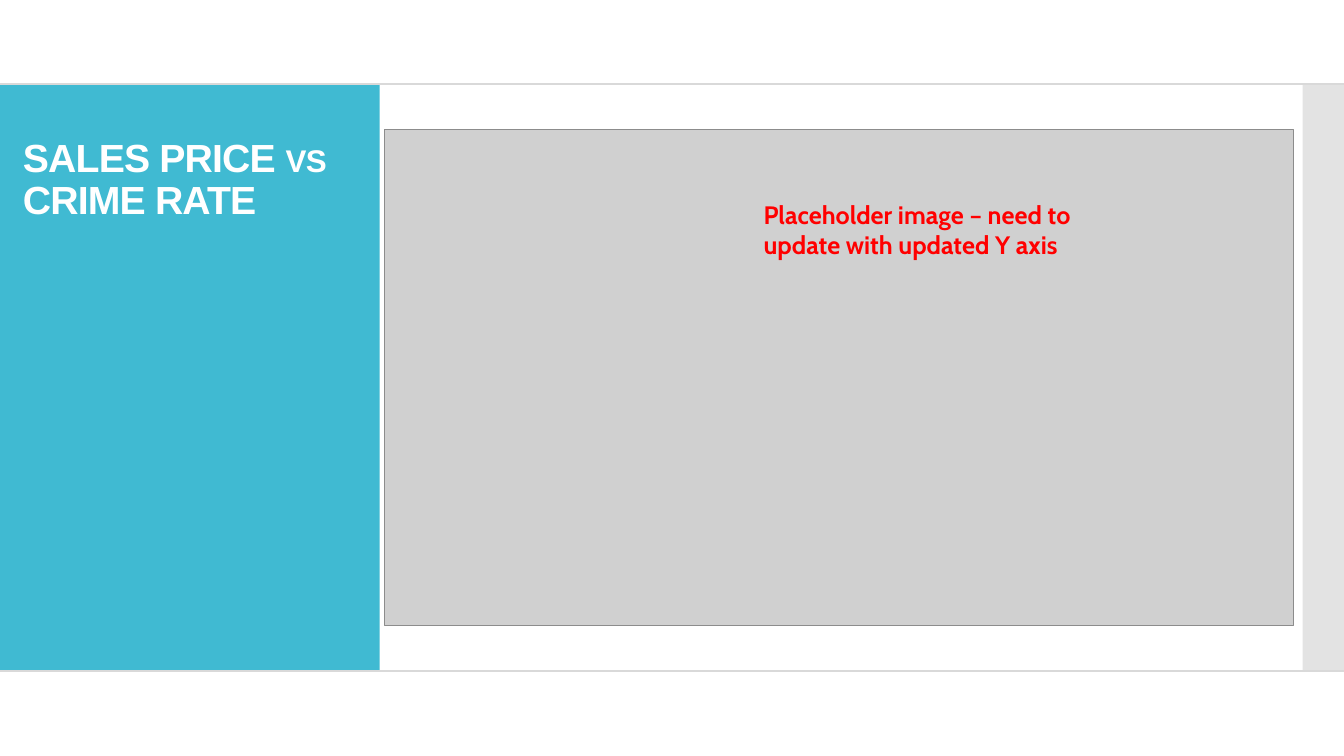
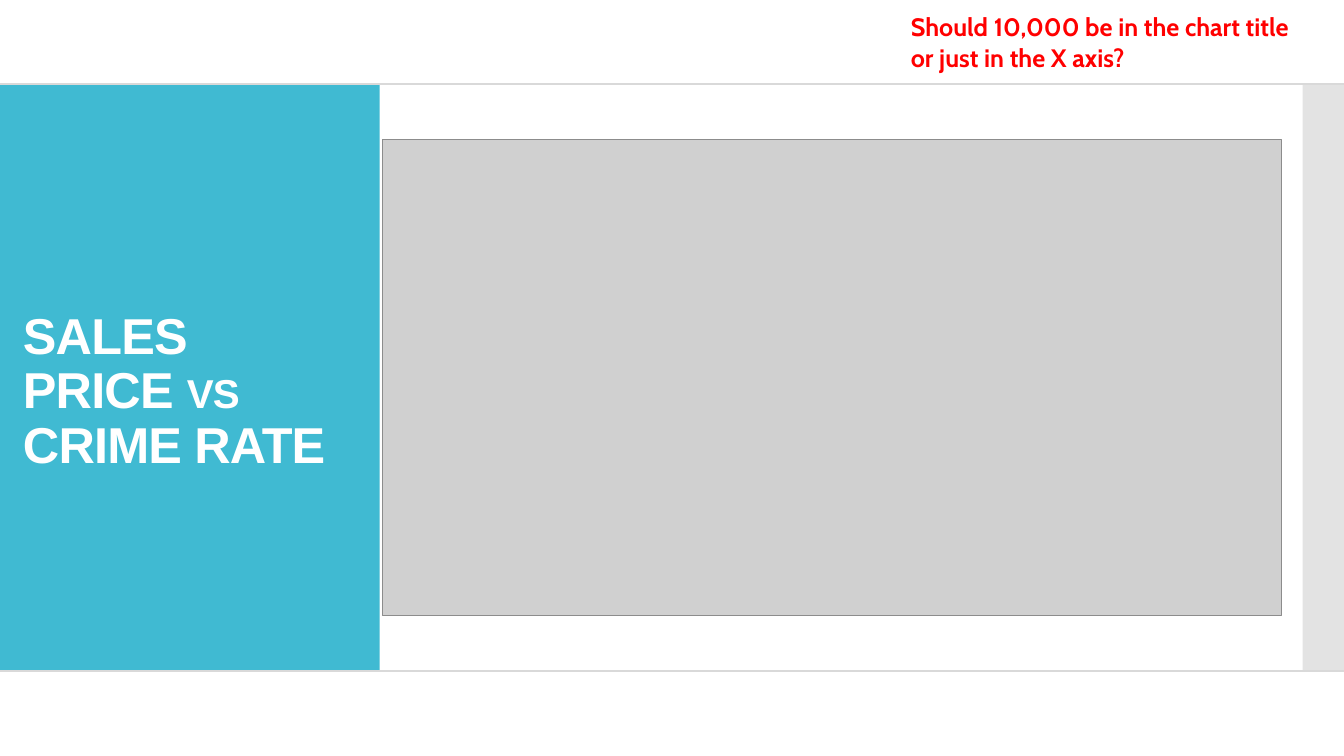
Before and after one commit to andresocorro/project_1, a slide deck: slide 14 of Presentation/final draft.pptx. Drawn at 1344x756 pixels with LibreOffice and Linux fonts; fonts in the diff are those of the drawing; grey boxes stand for pictures. Boxes give left, top, right and bottom in pixels: in the first picture for what was removed or moved away, otherwise in the second. Text is boxed around its words. In the diff, an @@ line names an element or a change of style, - is before the commit and + after.

Commit message:
Updated images in the presentation - scatter diagrams

```diff
--- a/Presentation/final draft.pptx
+++ b/Presentation/final draft.pptx
@@ text at (911,17,1289,73): text changed @@
-Placeholder image – need to update with updated Y axis
+Should 10,000 be in the chart title or just in the X axis?
@@ title "SALES PRICE vs CRIME RATE" at (23,319,325,464): size 28 to 36 pt; vertical alignment top to middle @@
@@ picture: place and size @@
-picture at (385,130,1295,626)
+picture at (382,139,1281,616)
```
Also in this commit, not shown: 5 other slides changed, 1 slide added.
